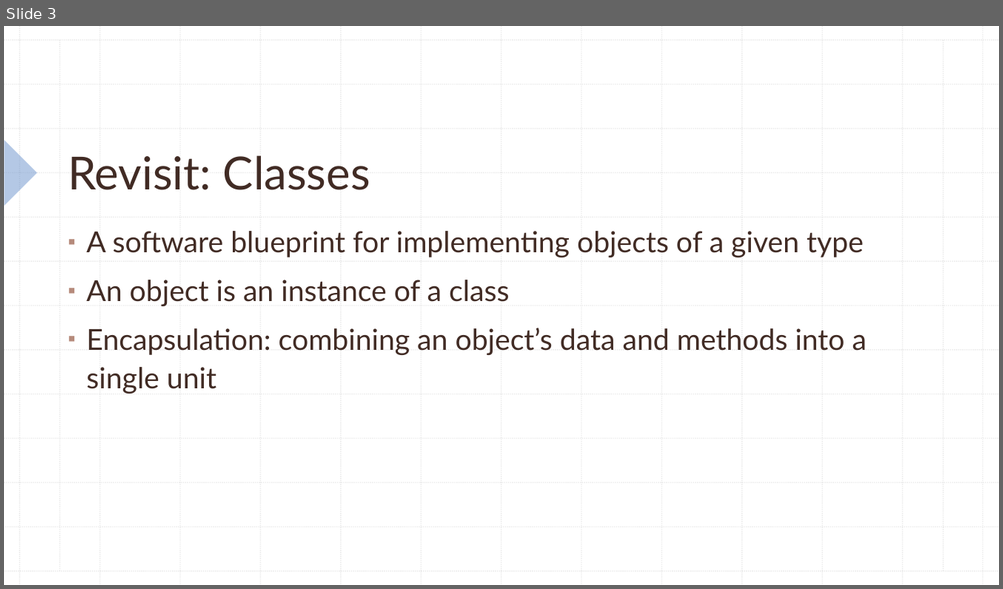
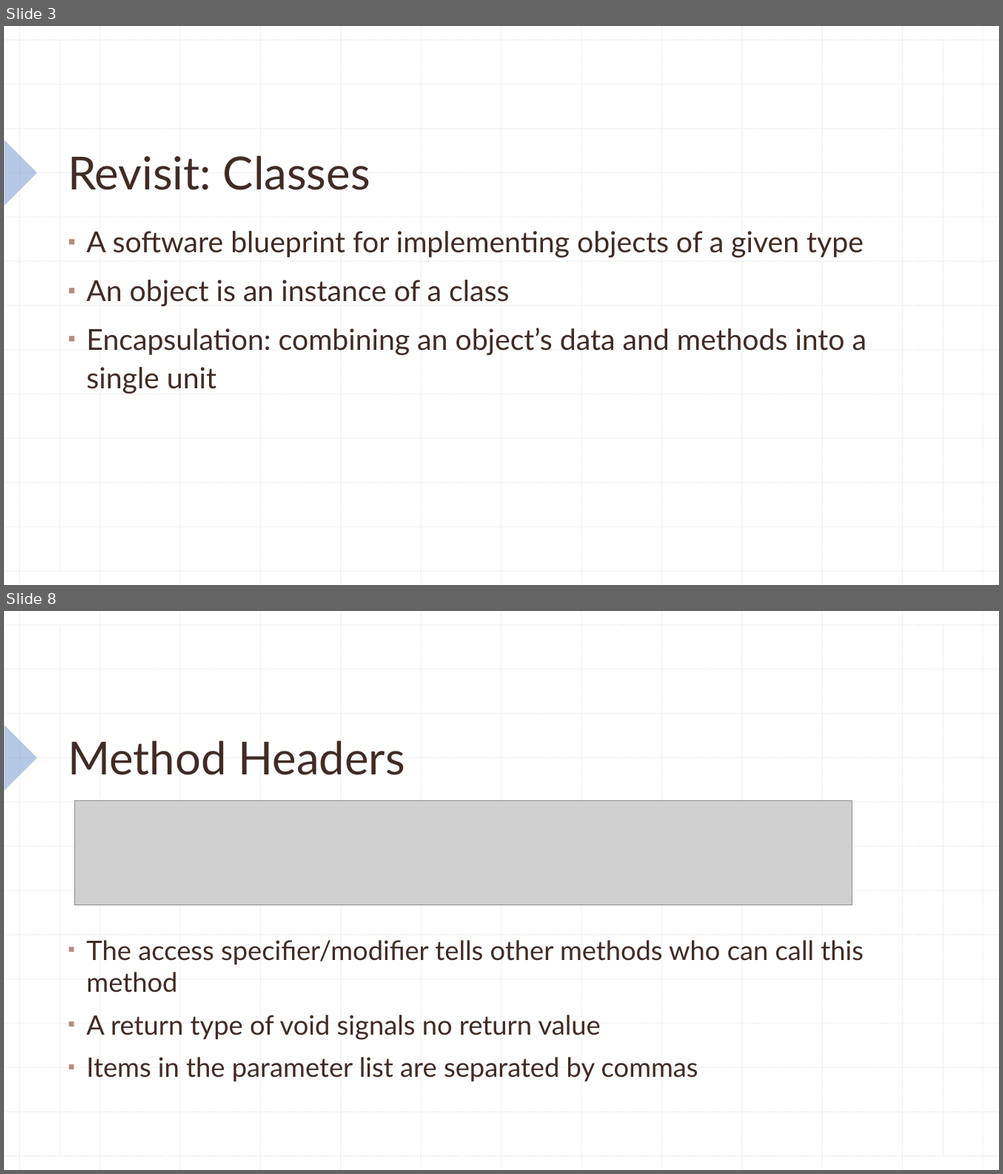
Before and after one commit to KarinaSang/Teaching, a slide deck: AP Java/Week3/Week3.pptx. Shown one above the other, each under a label of ours: slide 3 before the commit, slides 3 and 8 after it; the slides between them are not shown. The pictures are 1003x589 and 1003x1174 pixels, drawn with LibreOffice and Linux fonts; fonts in the diff are those of the drawing; grey boxes stand for pictures. Boxes give left, top, right and bottom in pixels: in the first picture for what was removed or moved away, otherwise in the second. Text is boxed around its words. In the diff, an @@ line names an element or a change of style, - is before the commit and + after.

```diff
--- a/AP Java/Week3/Week3.pptx
+++ b/AP Java/Week3/Week3.pptx
@@ slide 8 added at [4, 611, 999, 1170], background #FFFFFF; not listed: 29 template elements that a slide beside it also shows @@
@@ title added at [68, 741, 405, 775], 44 pt, text #412B24 @@
+Method Headers
@@ picture added at [75, 801, 852, 906] @@
@@ text added at [86, 940, 863, 1082], 25.9 pt, text #412B24 @@
+▪ The access specifier/modifier tells other methods who can call this method
+▪ A return type of void signals no return value
+▪ Items in the parameter list are separated by commas
```
Also in this commit, not shown: 27 other slides added, 6 other files.
